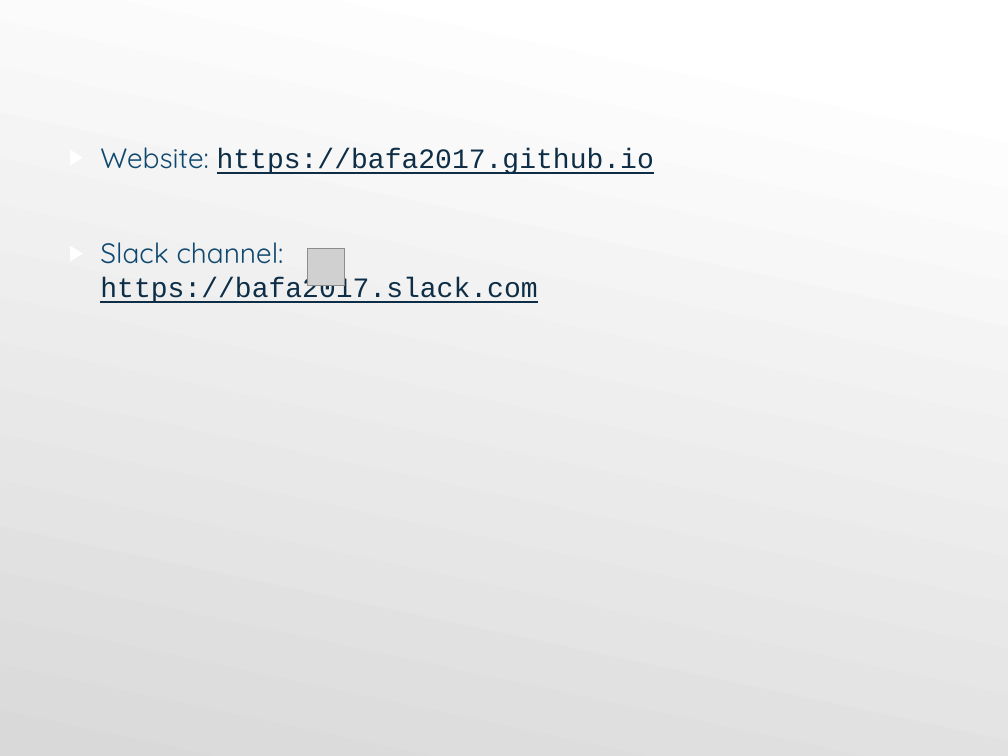
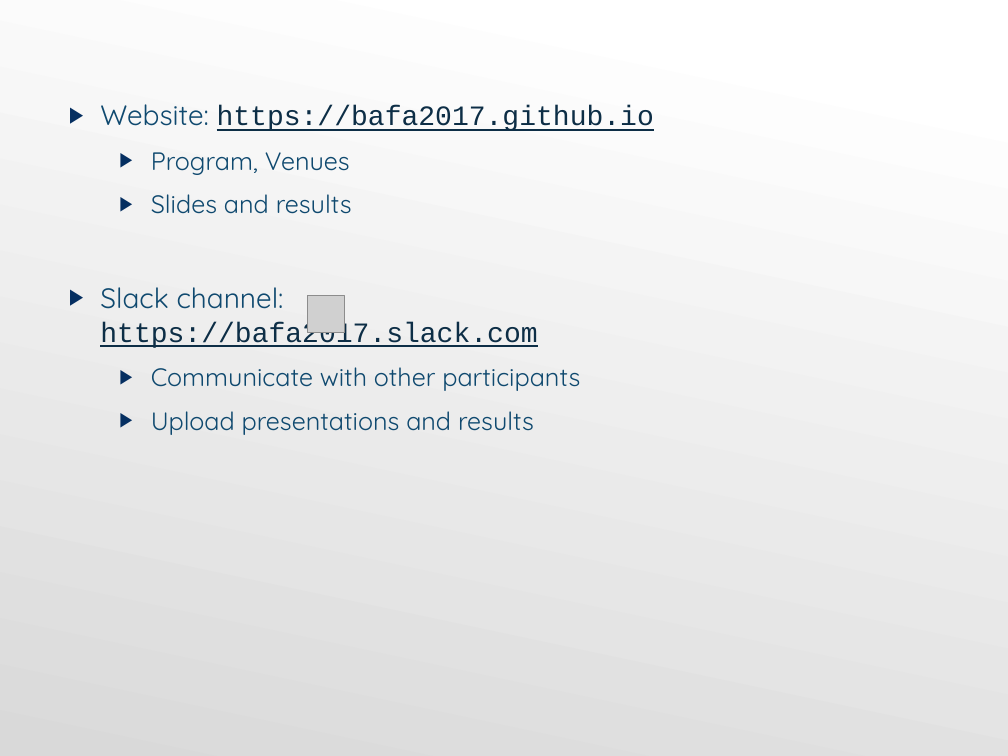
Before and after one commit to bafa2017/bafa2017.github.io, a slide deck: slide 2 of downloads/BAFA_Welcome_Thursday.pptx. Drawn at 1008x756 pixels with LibreOffice and Linux fonts; fonts in the diff are those of the drawing; grey boxes stand for pictures; background and template pictures are left out. Boxes give left, top, right and bottom in pixels: in the first picture for what was removed or moved away, otherwise in the second. Text is boxed around its words. In the diff, an @@ line names an element or a change of style, - is before the commit and + after.

```diff
--- a/downloads/BAFA_Welcome_Thursday.pptx
+++ b/downloads/BAFA_Welcome_Thursday.pptx
@@ text at <box>100,104,654,348</box>: bullet colour #FFFFFF to #052F61 @@
@@ text at <box>151,152,352,214</box>: paragraphs added @@
+  ▶ Program, Venues
+  ▶ Slides and results
@@ picture: place and size @@
-picture at <box>307,249,345,286</box>
+picture at <box>307,295,345,333</box>
@@ text at <box>151,367,580,435</box>: paragraphs added @@
+  ▶ Communicate with other participants
+  ▶ Upload presentations and results
```
Also in this commit, not shown: 1 other slide changed, 1 slide added, 1 slide removed, 3 other files.
